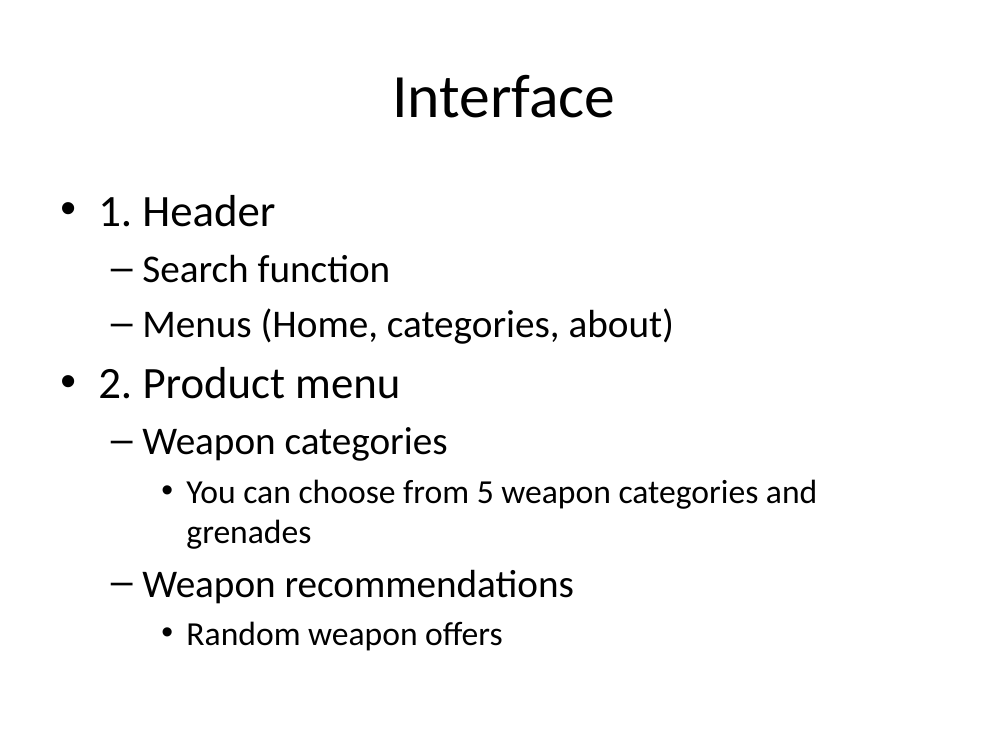
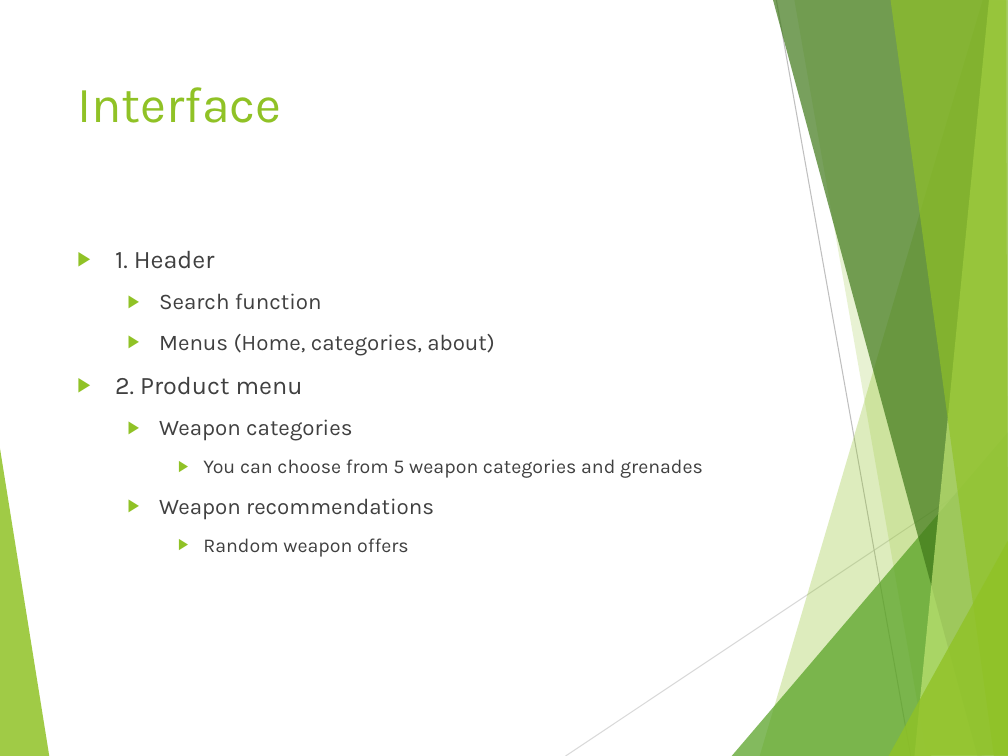
Before and after one commit to Gabi4555/Vizsga_Project, a slide deck: slide 9 of Szoftverfejlesztő- és tesztelő vizsgaremek angol.pptx. Drawn at 1008x756 pixels with LibreOffice and Linux fonts; fonts in the diff are those of the drawing. Boxes give left, top, right and bottom in pixels: in the first picture for what was removed or moved away, otherwise in the second. Text is boxed around its words. In the diff, an @@ line names an element or a change of style, - is before the commit and + after.

```diff
--- a/Szoftverfejlesztő- és tesztelő vizsgaremek angol.pptx
+++ b/Szoftverfejlesztő- és tesztelő vizsgaremek angol.pptx
@@ title "Interface": place and size @@
-title "Interface" at box(392, 74, 615, 118)
+title "Interface" at box(77, 87, 281, 123)
@@ title "Interface" at box(77, 87, 281, 123): size 44 to 36 pt, font Calibri to Karla, text colour #000000 to #90C226; alignment centre to left; vertical alignment middle to top @@
@@ text "1. Header": place and size @@
-text "1. Header" at box(98, 195, 817, 651)
+text "1. Header" at box(115, 251, 703, 557)
@@ text "1. Header" at box(115, 251, 703, 557): size 32 to 18 pt in "1. Header", "2. Product menu"; font Calibri to Karla, text colour #000000 to #404040; size 28 to 16 pt in "Search function", "Menus (Home, categories, about)", "Weapon categories", "Weapon recommendations"; size 24 to 14 pt in "You can choose from 5 weapon categories ...", "Random weapon offers"; bullet • to ▶; more space between paragraphs; bullet – to ▶ @@
@@ group added at box(0, 0, 1008, 756): 8 freeform shapes, 2 lines @@
```
Also in this commit, not shown: 11 other slides changed, 1 other file.
